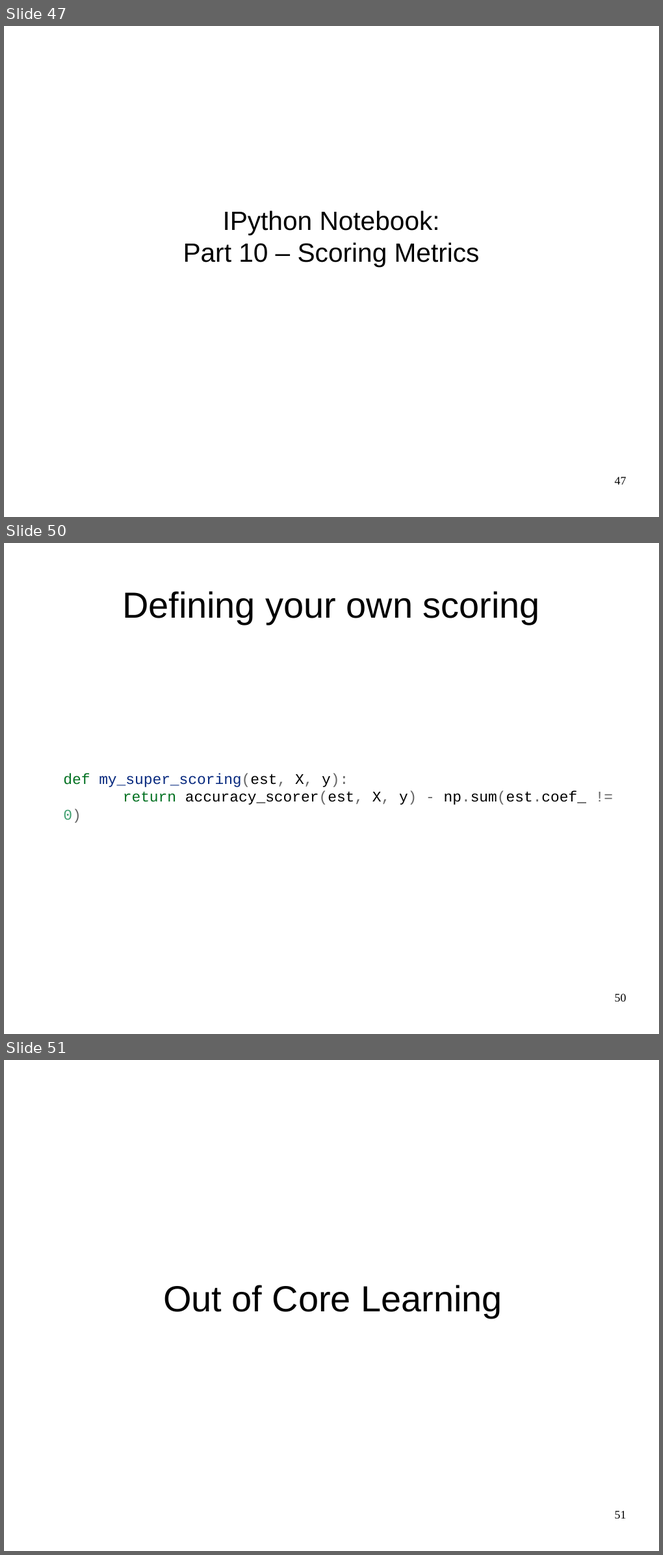
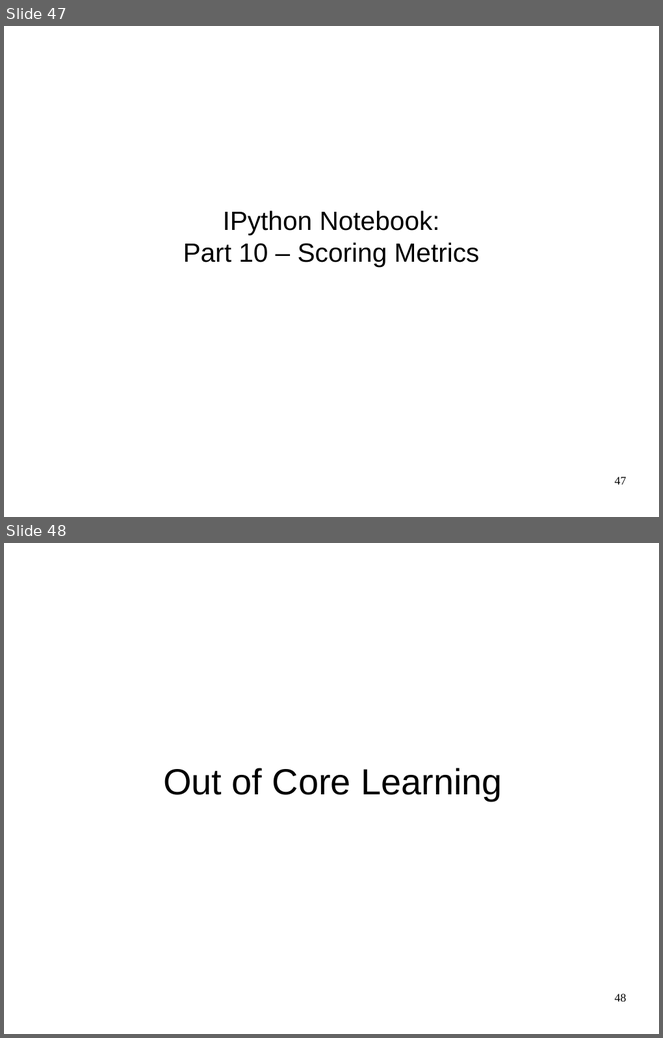
Before and after one commit to amueller/odscon-2015, a slide deck: machine-learning-with-scikit-learn-odscon.odp. Shown one above the other, each under a label of ours: slides 47, 50 and 51 before the commit, slides 47 and 48 after it; the slides between them are not shown. The pictures are 663x1555 and 663x1038 pixels, drawn with LibreOffice and Linux fonts; fonts in the diff are those of the drawing. Boxes give left, top, right and bottom in pixels: in the first picture for what was removed or moved away, otherwise in the second. Text is boxed around its words. In the diff, an @@ line names an element or a change of style, - is before the commit and + after.

```diff
--- a/machine-learning-with-scikit-learn-odscon.odp
+++ b/machine-learning-with-scikit-learn-odscon.odp
@@ slide 50 removed at bbox=[4, 543, 659, 1034], background #FFFFFF @@
@@ title removed at bbox=[122, 591, 540, 624] @@
-Defining your own scoring
@@ text removed at bbox=[63, 774, 586, 823] @@
-def my_super_scoring(est, X, y):
-return accuracy_scorer(est, X, y) - np.sum(est.coef_ != 0)
@@ page number removed at bbox=[615, 994, 627, 1002] @@
-50
@@ what was slide 51 is now slide 48 @@
@@ page number at bbox=[615, 994, 627, 1002]: text changed @@
-51
+48
```
Also in this commit, not shown: 6 slides changed, 1 slide added, 3 other slides removed.
